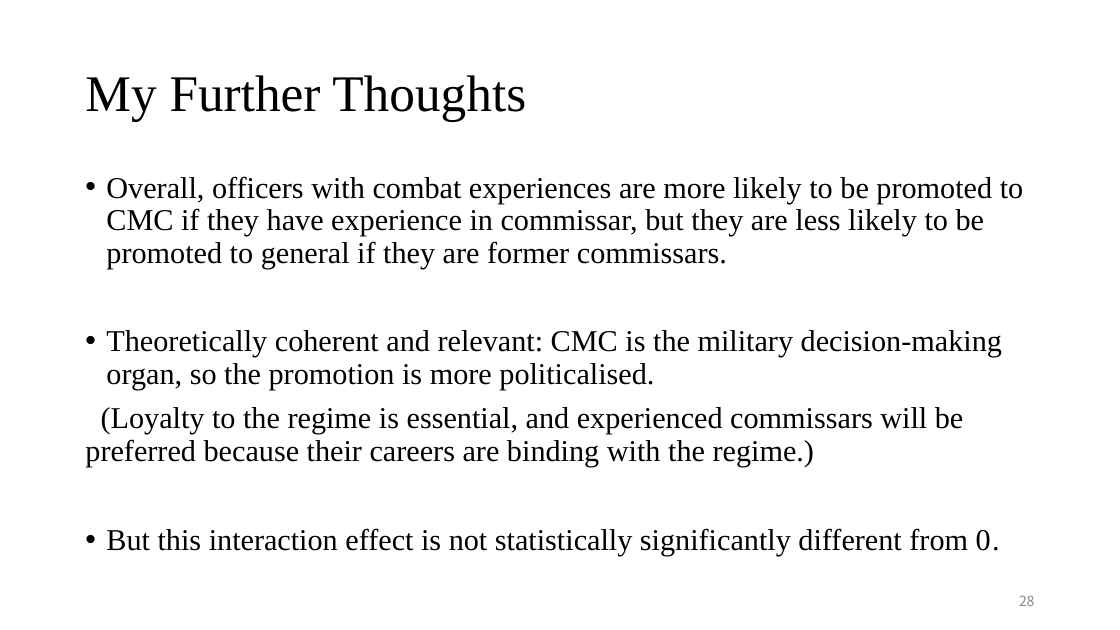
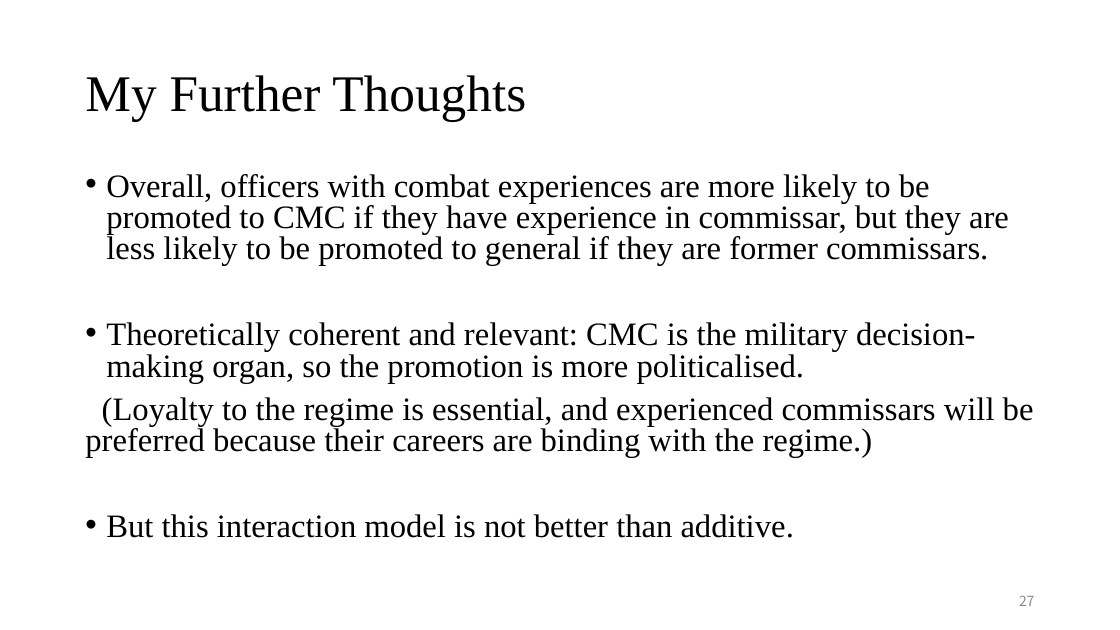
Before and after one commit to CaesarCoder/StatsII_Spring2023, a slide deck: slide 27 of Replication Project/Replication_Tianxin_Zhang_21352232.pptx (slide 28 before the commit). Drawn at 1120x630 pixels with LibreOffice and Linux fonts; fonts in the diff are those of the drawing. Boxes give left, top, right and bottom in pixels: in the first picture for what was removed or moved away, otherwise in the second. Text is boxed around its words. In the diff, an @@ line names an element or a change of style, - is before the commit and + after.

```diff
--- a/Replication Project/Replication_Tianxin_Zhang_21352232.pptx
+++ b/Replication Project/Replication_Tianxin_Zhang_21352232.pptx
@@ text at [85, 174, 1034, 458]: size 25.9 to 28 pt in "Overall, officers with combat experiences are more ...", "Theoretically coherent and relevant: CMC is the ...", "(Loyalty to the regime is essential, and ..."; line spacing 0.9 to 0.8 @@
@@ text at [106, 514, 794, 538]: text changed; size 25.9 to 28 pt @@
-• But this interaction effect is not statistically significantly different from 0.
+• But this interaction model is not better than additive.
@@ page number at [1019, 595, 1035, 606]: text changed @@
-28
+27
```
Also in this commit, not shown: 5 other slides changed, 3 slides added, 7 other files.
